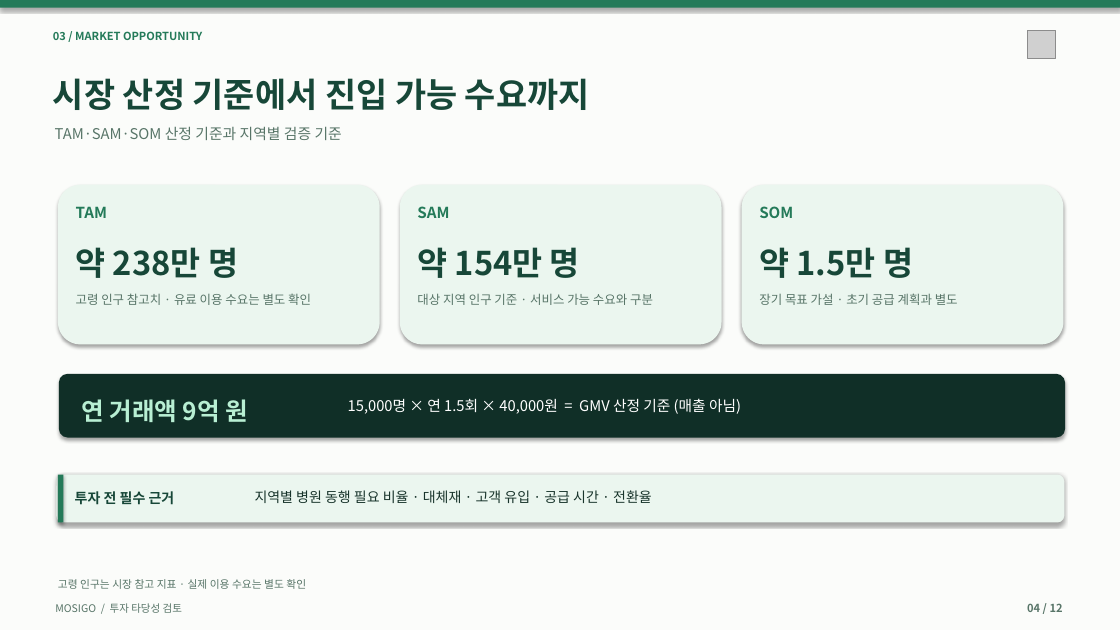
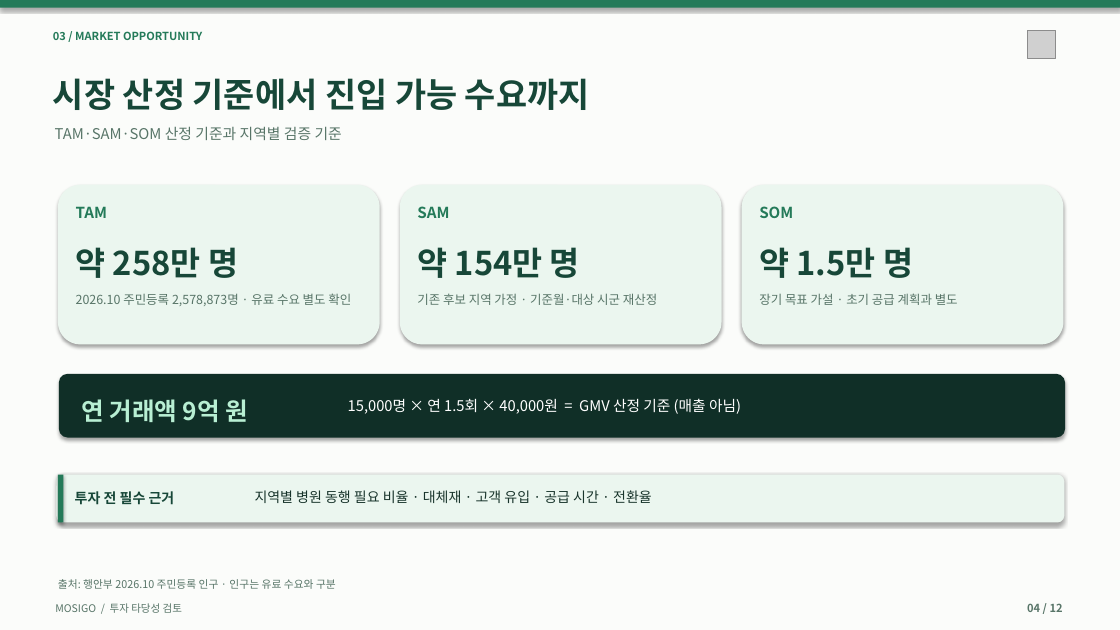
Before and after one commit to dohyunkimmm/mosigo-case-study, a slide deck: slide 4 of downloads/MOSIGO_IR_Investment_Review_12slides.pptx. Drawn at 1120x630 pixels with LibreOffice and Linux fonts; fonts in the diff are those of the drawing; grey boxes stand for pictures. Boxes give left, top, right and bottom in pixels: in the first picture for what was removed or moved away, otherwise in the second. Text is boxed around its words. In the diff, an @@ line names an element or a change of style, - is before the commit and + after.

```diff
--- a/downloads/MOSIGO_IR_Investment_Review_12slides.pptx
+++ b/downloads/MOSIGO_IR_Investment_Review_12slides.pptx
@@ text at [76, 247, 238, 278]: text changed @@
-약 238만 명
+약 258만 명
@@ text at [76, 293, 351, 306]: text changed @@
-고령 인구 참고치 · 유료 이용 수요는 별도 확인
+2026.10 주민등록 2,578,873명 · 유료 수요 별도 확인
@@ text at [417, 293, 657, 305]: text changed @@
-대상 지역 인구 기준 · 서비스 가능 수요와 구분
+기존 후보 지역 가정 · 기준월·대상 시군 재산정
@@ text at [58, 579, 336, 589]: text changed @@
-고령 인구는 시장 참고 지표 · 실제 이용 수요는 별도 확인
+출처: 행안부 2026.10 주민등록 인구 · 인구는 유료 수요와 구분
```
Also in this commit, not shown: 2 other slides changed, 9 other files.
